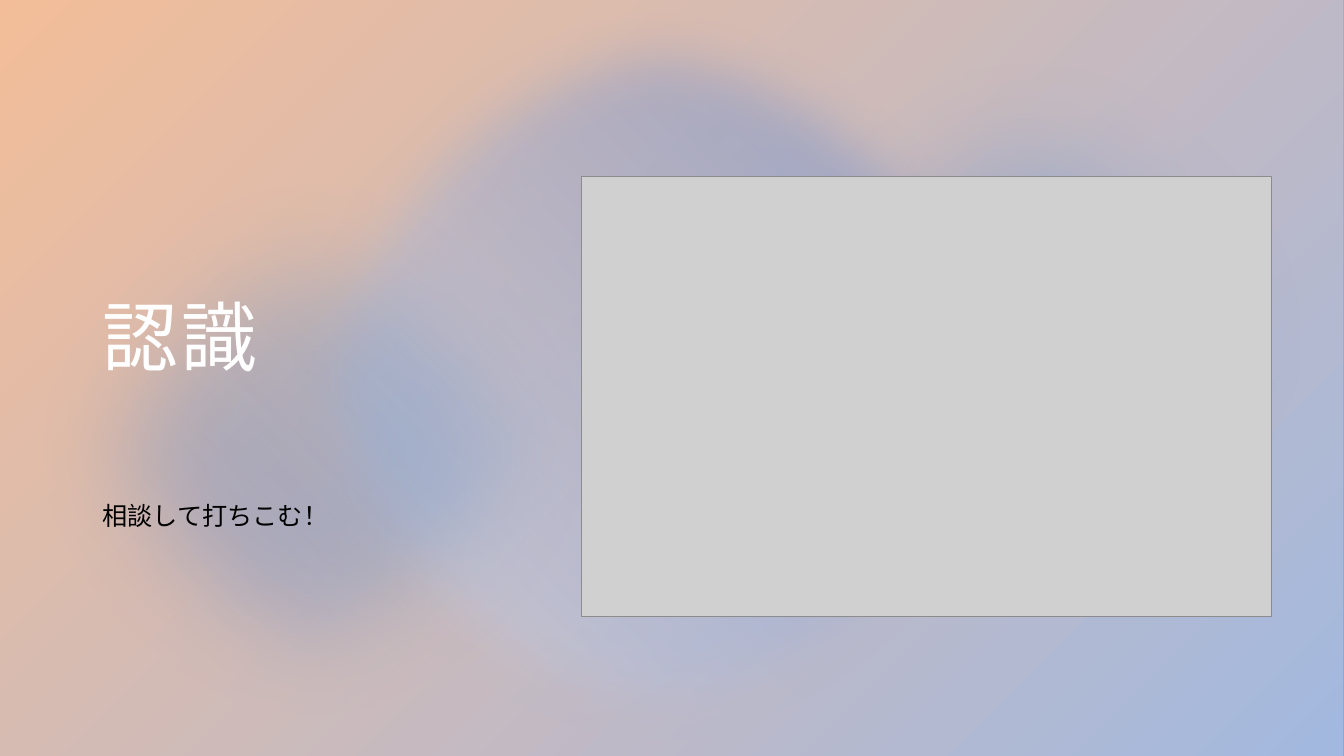
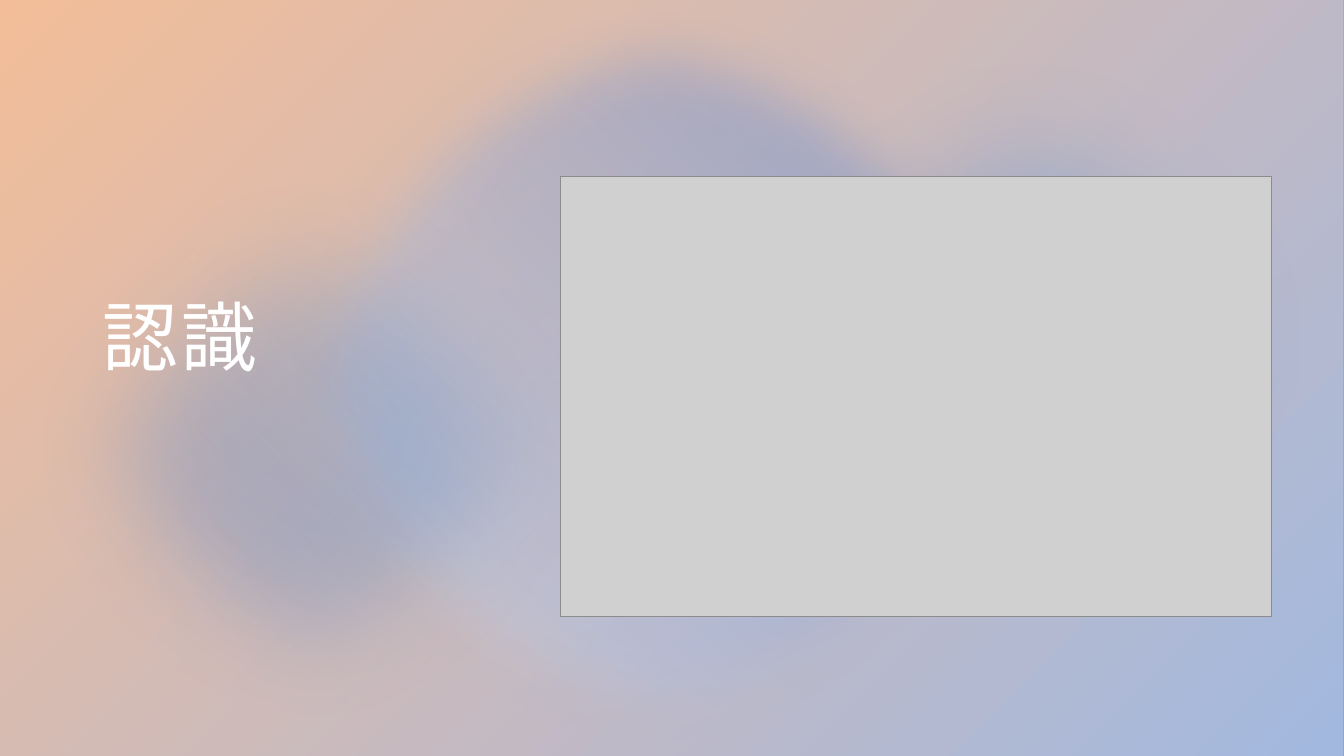
Before and after one commit to YIFAN-888/GRP_1, a slide deck: slide 11 of presentation/Panda AI.pptx (slide 8 before the commit). Drawn at 1344x756 pixels with LibreOffice and Linux fonts; fonts in the diff are those of the drawing; grey boxes stand for pictures. Boxes give left, top, right and bottom in pixels: in the first picture for what was removed or moved away, otherwise in the second. Text is boxed around its words. In the diff, an @@ line names an element or a change of style, - is before the commit and + after.

```diff
--- a/presentation/Panda AI.pptx
+++ b/presentation/Panda AI.pptx
@@ picture: place and size @@
-picture at bbox=[582, 176, 1272, 616]
+picture at bbox=[561, 176, 1272, 616]
@@ text removed at bbox=[102, 504, 328, 531] @@
-相談して打ちこむ！
```
Also in this commit, not shown: 3 other slides changed, 5 slides added, 1 slide removed.
